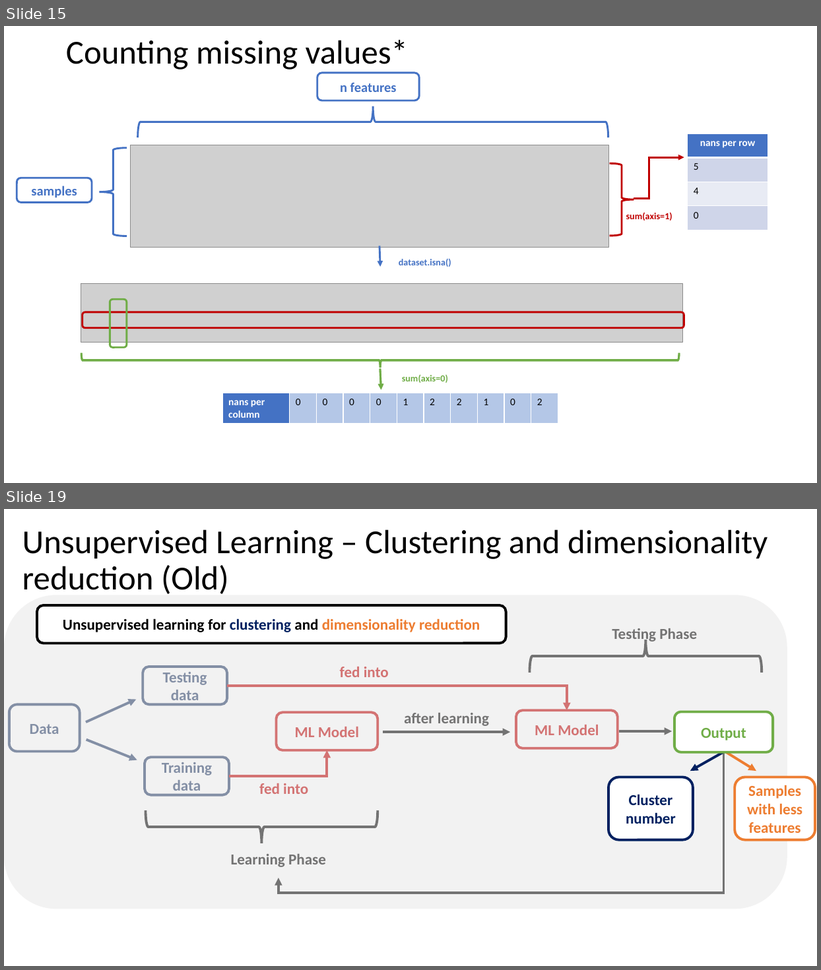
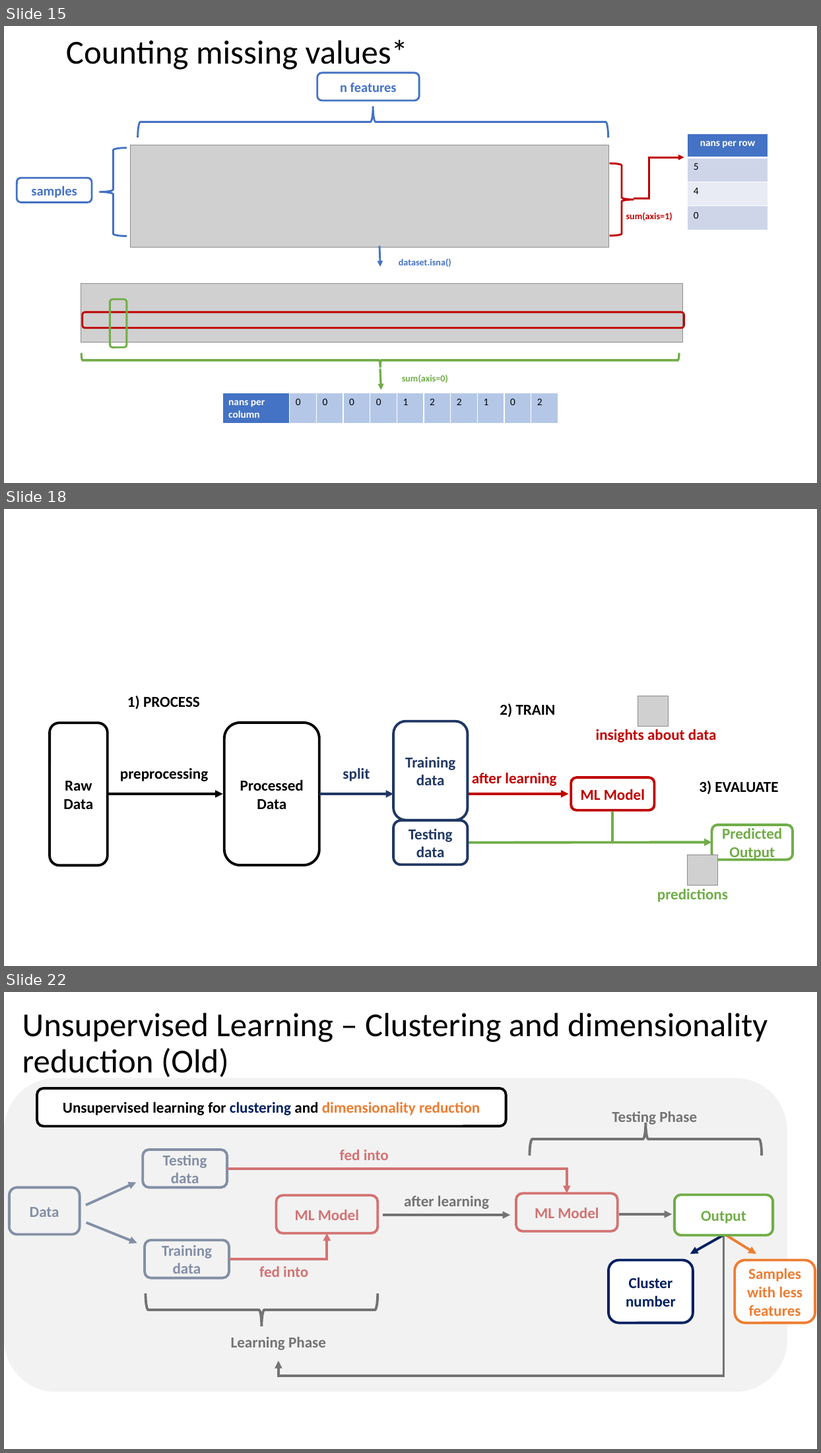
Before and after one commit to fsb-edu/ML4Food, a slide deck: images/Graphics of ML4Food.pptx. Shown one above the other, each under a label of ours: slides 15 and 19 before the commit, slides 15, 18 and 22 after it; the slides between them are not shown. The pictures are 821x970 and 821x1453 pixels, drawn with LibreOffice and Linux fonts; fonts in the diff are those of the drawing; grey boxes stand for pictures. Boxes give left, top, right and bottom in pixels: in the first picture for what was removed or moved away, otherwise in the second. Text is boxed around its words. In the diff, an @@ line names an element or a change of style, - is before the commit and + after.

```diff
--- a/images/Graphics of ML4Food.pptx
+++ b/images/Graphics of ML4Food.pptx
@@ slide 18 added at [4,509,817,966], background #FFFFFF @@
@@ group added at [50,696,793,902]: 7 rounded rectangles, 7 texts, 4 arrows, 2 pictures, 1 line @@
+Predicted Output
+after learning
+ML Model
+Raw
+Data
+preprocessing
+Processed
+Data
+Testing data
+Training data
+split
+1) PROCESS
+2) TRAIN
+3) EVALUATE
+insights about data
+predictions
@@ what was slide 19 is now slide 22 @@
```
Also in this commit, not shown: 5 slides changed, 6 other files.
